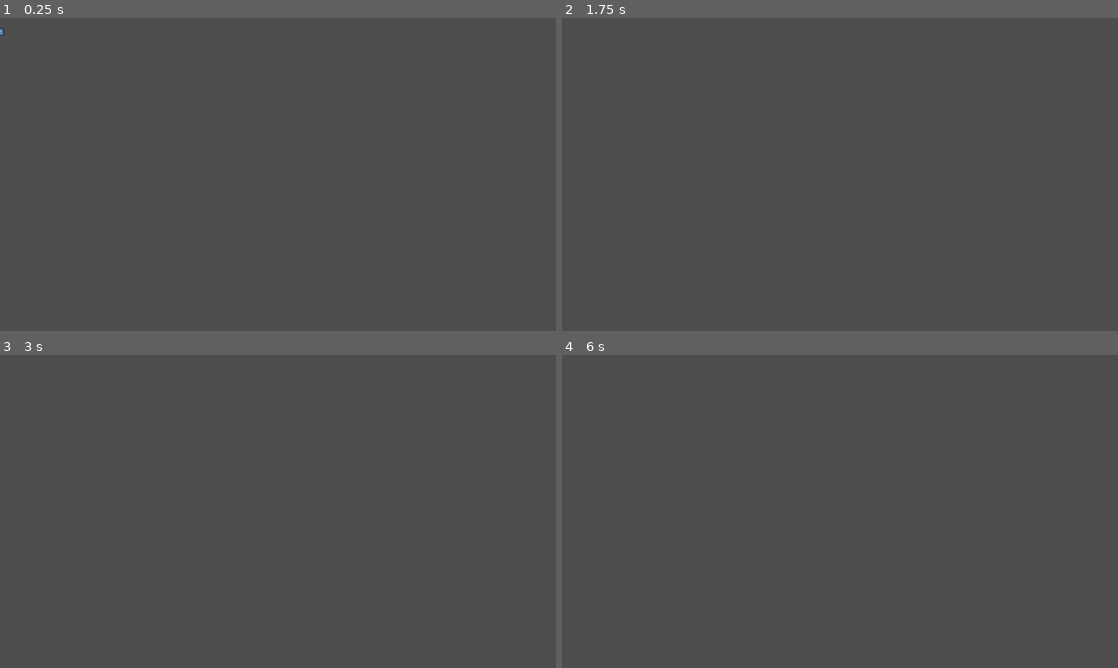
Above: before the commit, frames 1-4 (two rows, left to right).
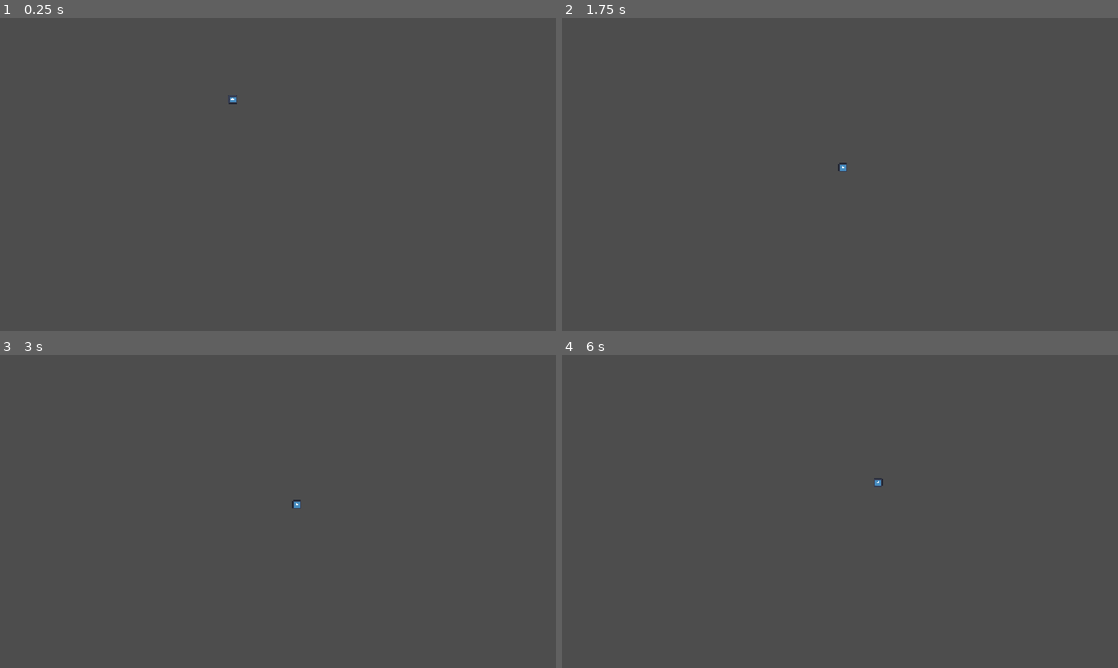
Above: after the commit, the same moments.

Repository: PaxtonSage/grounds
Game: Godot game, scene res://scenes/environment_test.tscn
The game is run twice, just before and just after one commit, with the same random seed, the same clock (stepped at 60 frames per second) and the same inputs. This scene is started directly instead of the project's main scene. The engine's default icon, where the game draws it, is replaced by a stand-in: a white triangle on a blue panel in a dark square.
Inputs (mouse positions are in pixels of both pictures, inside the frame that each line leads up to):
- Up to frame 1 (0.25 s): no input
- Up to frame 2 (1.75 s): tap Enter (ui_accept) at 0.5, 0.8, 1.25, 1.35 s; move the mouse to (962, 158) at 0.52 s; hold D (right) from 0.53 s (still down); click (962, 158) at 0.6 s; tap Space (jump) at 0.77, 1.07, 1.52, 1.55 s; move the mouse to (728, 190) at 1.27 s
- Up to frame 3 (3 s): tap Space (jump) at 1.82, 2.1 s; move the mouse to (333, 442) at 2.02 s; release D (right) at 2.03 s; hold A (left) 2.03-2.78 s; click (333, 442) at 2.3 s; move the mouse to (250, 574) at 2.77 s; hold D (right) from 2.78 s (still down); click (250, 574) at 2.85 s
- Up to frame 4 (6 s): tap Space (jump) at 3.02, 3.32, 3.77, 3.8, 4.07, 4.52, 4.82, 5.85 s; tap Enter (ui_accept) at 3.05, 3.5, 3.6, 4.25, 5, 5.1 s; move the mouse to (1006, 558) at 3.52 s; move the mouse to (673, 464) at 4.27 s; release D (right) at 4.28 s; hold A (left) 4.28-5.03 s; click (673, 464) at 4.35 s; move the mouse to (867, 511) at 5.02 s; hold D (right) 5.03-5.78 s; move the mouse to (756, 433) at 5.77 s; hold A (left) from 5.78 s (still down)

The runs differ from the first frame. In frame 1, less than 0.1% of the frame differs, in the area x 0-43%, y 3-28%; in frame 2, less than 0.1%, in the area x 49-52%, y 46-49%; in frame 3, less than 0.1%; in frame 4, less than 0.1%.

Commit message:
raycast and spiderheck web kinda

Diff:
--- a/scenes/environment_test.tscn
+++ b/scenes/environment_test.tscn
@@ -1,11 +1,43 @@
 [gd_scene format=3 uid="uid://cb8noqhjylr4g"]
 
 [ext_resource type="PackedScene" uid="uid://by28t1gd7yedb" path="res://scenes/block.tscn" id="1_ehpby"]
-[ext_resource type="PackedScene" uid="uid://xbifyjs7y1jt" path="res://scenes/bopl_player.tscn" id="2_2xeua"]
+[ext_resource type="PackedScene" uid="uid://xbifyjs7y1jt" path="res://scenes/spider_movement.tscn" id="2_2xeua"]
 
 [node name="environment_test" type="Node2D" unique_id=1908566974]
 
-[node name="block" parent="." unique_id=252514105 instance=ExtResource("1_ehpby")]
-position = Vector2(497.50006, 366.25006)
+[node name="spiderheck_movement" parent="." unique_id=1643849711 instance=ExtResource("2_2xeua")]
+position = Vector2(482, 140)
 
-[node name="bopl_movement" parent="." unique_id=1643849711 instance=ExtResource("2_2xeua")]
+[node name="arena" type="Node2D" parent="." unique_id=795425564]
+
+[node name="platform" parent="arena" unique_id=255555737 instance=ExtResource("1_ehpby")]
+position = Vector2(576, 330)
+scale = Vector2(14, 1)
+
+[node name="platform2" parent="arena" unique_id=1863673106 instance=ExtResource("1_ehpby")]
+position = Vector2(280, 470)
+scale = Vector2(10, 1)
+
+[node name="platform3" parent="arena" unique_id=1250797845 instance=ExtResource("1_ehpby")]
+position = Vector2(872, 470)
+scale = Vector2(10, 1)
+
+[node name="platform4" parent="arena" unique_id=302142728 instance=ExtResource("1_ehpby")]
+position = Vector2(190, 210)
+scale = Vector2(6, 1)
+
+[node name="platform5" parent="arena" unique_id=885310972 instance=ExtResource("1_ehpby")]
+position = Vector2(962, 210)
+scale = Vector2(6, 1)
+
+[node name="wall" parent="arena" unique_id=1351527726 instance=ExtResource("1_ehpby")]
+position = Vector2(576, 528)
+scale = Vector2(2, 8)
+
+[node name="platform6" parent="arena" unique_id=224551738 instance=ExtResource("1_ehpby")]
+position = Vector2(380, 110)
+scale = Vector2(2, 2)
+
+[node name="platform7" parent="arena" unique_id=1189709946 instance=ExtResource("1_ehpby")]
+position = Vector2(772, 110)
+scale = Vector2(2, 2)
--- a/scenes/bopl_player.tscn
+++ b/scenes/spider_movement.tscn
@@ -1,11 +1,11 @@
 [gd_scene format=3 uid="uid://xbifyjs7y1jt"]
 
-[ext_resource type="Script" uid="uid://bcd7t14o87xga" path="res://scripts/bopl_player.gd" id="1_lmax2"]
+[ext_resource type="Script" uid="uid://bcd7t14o87xga" path="res://scripts/spider_player.gd" id="1_lmax2"]
 [ext_resource type="Texture2D" uid="uid://dodw63w2e4mfs" path="res://sprites/icon.svg" id="2_fyxuk"]
 
 [sub_resource type="CircleShape2D" id="CircleShape2D_jk7c4"]
 
-[node name="bopl_movement" type="Node2D" unique_id=1643849711]
+[node name="spider_movement" type="Node2D" unique_id=1643849711]
 
 [node name="CharacterBody2D" type="CharacterBody2D" parent="." unique_id=684693032]
 script = ExtResource("1_lmax2")
@@ -17,6 +17,8 @@
 scale = Vector2(0.14468588, 0.13809526)
 texture = ExtResource("2_fyxuk")
 
+[node name="RayCast2D" type="RayCast2D" parent="CharacterBody2D" unique_id=731647168]
+
 [node name="Area2D" type="Area2D" parent="." unique_id=1981575733]
 
 [node name="CollisionShape2D" type="CollisionShape2D" parent="Area2D" unique_id=1439384700]
--- a/scripts/bopl_player.gd
+++ /dev/null
@@ -1,25 +0,0 @@
-extends CharacterBody2D
-
-
-const SPEED = 300.0
-const JUMP_VELOCITY = -400.0
-
-
-func _physics_process(delta: float) -> void:
-	# Add the gravity.
-	if not is_on_floor():
-		velocity += get_gravity() * delta
-
-	# Handle jump.
-	if Input.is_action_just_pressed("ui_accept") and is_on_floor():
-		velocity.y = JUMP_VELOCITY
-
-	# Get the input direction and handle the movement/deceleration.
-	# As good practice, you should replace UI actions with custom gameplay actions.
-	var direction := Input.get_axis("left", "right")
-	if direction and is_on_floor() or is_on_wall():
-		velocity.x = direction * SPEED
-	else:
-		velocity.x = move_toward(velocity.x, 0, SPEED)
-
-	move_and_slide()
--- /dev/null
+++ b/scripts/spider_player.gd
@@ -0,0 +1,49 @@
+extends CharacterBody2D
+
+
+const SPEED = 300.0
+const JUMP_VELOCITY = -400.0
+
+var attached := false
+var anchor := Vector2.ZERO
+var web_length := 0.0
+
+func _physics_process(delta: float) -> void:
+	# Add the gravity.
+	if not is_on_floor():
+		velocity += get_gravity() * delta
+
+	# Handle jump.
+	if Input.is_action_just_pressed("ui_accept") and is_on_floor():
+		velocity.y = JUMP_VELOCITY
+
+	if not attached:
+		var direction := Input.get_axis("left", "right")
+		if direction and is_on_floor() or is_on_wall():
+			velocity.x = direction * SPEED
+		else:
+			velocity.x = move_toward(velocity.x, 0, SPEED)
+	if attached:
+		var to_player := anchor.direction_to(global_position)
+		var distance := global_position.distance_to(anchor)
+		if distance > web_length:
+			var out_speed := velocity.dot(to_player)
+			if out_speed > 0:
+				velocity -= to_player * out_speed
+			global_position = anchor + to_player * web_length
+
+	move_and_slide()
+
+	$RayCast2D.target_position = get_local_mouse_position()
+
+	$RayCast2D.force_raycast_update()
+
+	if Input.is_action_just_pressed("shoot") and $RayCast2D.is_colliding():
+		attached = true
+		anchor = $RayCast2D.get_collision_point()
+		web_length = global_position.distance_to(anchor)
+		print("yo im attached")
+
+	if Input.is_action_just_released("shoot"):
+		attached = false
+		print("let go ig")
Renamed: scripts/bopl_player.gd.uid -> scripts/spider_player.gd.uid
